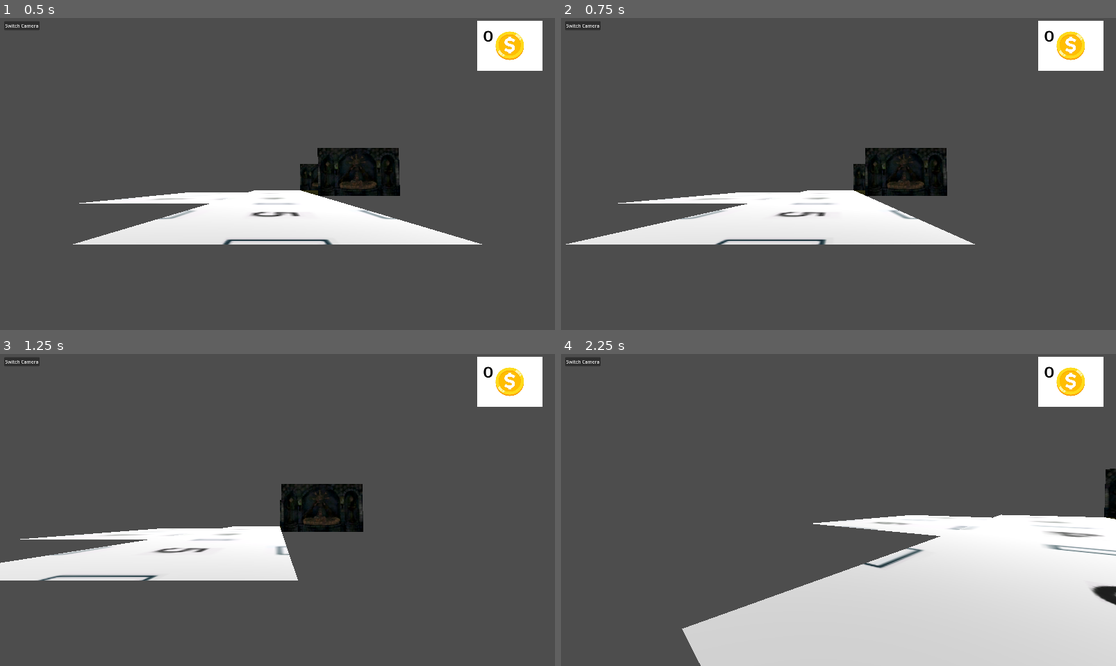
Above: before the commit, frames 1-4 (two rows, left to right).
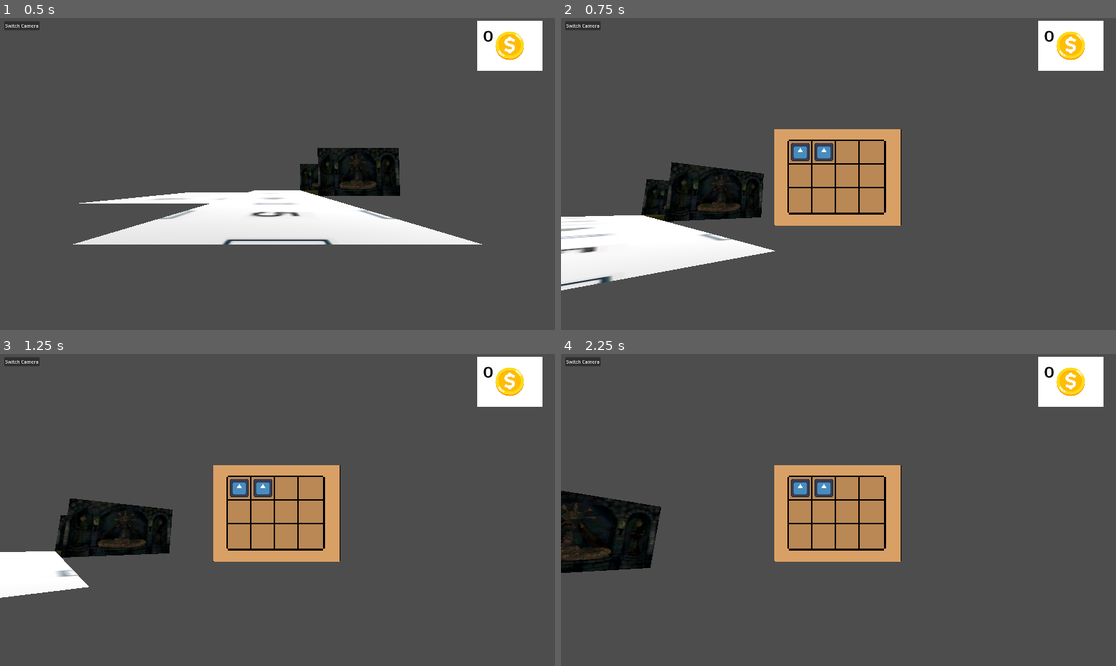
Above: after the commit, the same moments.

Repository: Team-C-623/koven_game
Game: Godot game, scene res://scenes/main3d.tscn
The game is run twice, just before and just after one commit, with the same random seed, the same clock (stepped at 60 frames per second) and the same inputs. The engine's default icon, where the game draws it, is replaced by a stand-in: a white triangle on a blue panel in a dark square.
Inputs (mouse positions are in pixels of both pictures, inside the frame that each line leads up to):
- Up to frame 1 (0.5 s): no input
- Up to frame 2 (0.75 s): tap Enter at 0.5 s; move the mouse to (960, 158) at 0.52 s; hold D (right) from 0.53 s (still down); tap J (journal, bound only after the commit) at 0.6 s; click (960, 158) at 0.67 s
- Up to frame 3 (1.25 s): keep holding D (right)
- Up to frame 4 (2.25 s): move the mouse to (810, 510) at 1.27 s; release D (right) at 1.28 s; hold W (up) from 1.28 s (still down); tap J (journal, bound only after the commit) at 1.35, 2.1 s; click (810, 510) at 1.42 s; move the mouse to (849, 503) at 2.02 s; click (849, 503) at 2.17 s

Frame 1 is identical in both runs. In frame 2, 19% of the frame differs, in the area x 0-75%, y 35-88%; in frame 3, 15%; in frame 4, 39%, in the area x 0-100%, y 35-100%.

Commit message:
basic journal mechanics
journal inventory, journal, journal entries.

Still need to spawn journals
- need spawn function and manager
- need 2d scene with journal obeject to be spawned.

Diff:
--- a/project.godot
+++ b/project.godot
@@ -18,6 +18,7 @@
 [autoload]
 
 Currency="*res://scripts/currency/currency.gd"
+JournalManager_entry="*res://scripts/journal/journal_manager.gd"
 
 [display]
 
@@ -46,6 +47,11 @@
 "events": [Object(InputEventKey,"resource_local_to_scene":false,"resource_name":"","device":-1,"window_id":0,"alt_press …(192 unchanged characters)…
 ]
 }
+journal={
+"deadzone": 0.5,
+"events": [Object(InputEventKey,"resource_local_to_scene":false,"resource_name":"","device":-1,"window_id":0,"alt_pressed":false,"shift_pressed":false,"ctrl_pressed":false,"meta_pressed":false,"pressed":false,"keycode":0,"physical_keycode":74,"key_label":0,"unicode":106,"location":0,"echo":false,"script":null)
+]
+}
 
 [rendering]
 
--- /dev/null
+++ b/resources/entry1.tres
@@ -0,0 +1,10 @@
+[gd_resource type="Resource" script_class="JournalEntry" load_steps=3 format=3 uid="uid://b28seueh2mo0l"]
+
+[ext_resource type="Script" path="res://scripts/journal/journal_entry.gd" id="1_i0qv0"]
+[ext_resource type="Texture2D" uid="uid://1lvd0pix4pg8" path="res://icon.svg" id="2_mrfh4"]
+
+[resource]
+script = ExtResource("1_i0qv0")
+entry_id = 1
+texture = ExtResource("2_mrfh4")
+content = "Hello World, Journal entry no. 1. Lots of content here. skajdfaslkdjflasdjflksadjf"
--- /dev/null
+++ b/resources/entry2.tres
@@ -0,0 +1,10 @@
+[gd_resource type="Resource" load_steps=3 format=3 uid="uid://cvim4s8bmxuhy"]
+
+[ext_resource type="Script" path="res://scripts/journal/journal_entry.gd" id="1_00k58"]
+[ext_resource type="Texture2D" uid="uid://1lvd0pix4pg8" path="res://icon.svg" id="2_o3icj"]
+
+[resource]
+script = ExtResource("1_00k58")
+entry_id = 2
+texture = ExtResource("2_o3icj")
+content = "Goodbye World, journal entry no. 2"
--- /dev/null
+++ b/resources/journal.tres
@@ -0,0 +1,10 @@
+[gd_resource type="Resource" script_class="Journal" load_steps=5 format=3 uid="uid://b1ql3mcqoqk5a"]
+
+[ext_resource type="Resource" uid="uid://b28seueh2mo0l" path="res://resources/entry1.tres" id="1_bdhst"]
+[ext_resource type="Script" path="res://scripts/journal/journal_entry.gd" id="1_m6f2g"]
+[ext_resource type="Resource" uid="uid://cvim4s8bmxuhy" path="res://resources/entry2.tres" id="2_2lxsy"]
+[ext_resource type="Script" path="res://scripts/journal/journal.gd" id="3_2ijqd"]
+
+[resource]
+script = ExtResource("3_2ijqd")
+journal = Array[ExtResource("1_m6f2g")]([ExtResource("1_bdhst"), ExtResource("2_2lxsy"), null, null, null])
--- /dev/null
+++ b/scenes/journal/journal_slot.tscn
@@ -0,0 +1,28 @@
+[gd_scene load_steps=3 format=3 uid="uid://bg5rixxbj1u33"]
+
+[ext_resource type="Texture2D" uid="uid://wt7n4stc2y22" path="res://assets/inventory-slot.png" id="1_4tggk"]
+[ext_resource type="Script" path="res://scripts/journal/journal_slot_UI.gd" id="1_8bavc"]
+
+[node name="journal_slot" type="Panel"]
+self_modulate = Color(1, 1, 1, 0)
+custom_minimum_size = Vector2(160, 160)
+offset_right = 191.0
+offset_bottom = 189.0
+script = ExtResource("1_8bavc")
+
+[node name="Sprite2D" type="Sprite2D" parent="."]
+scale = Vector2(12, 12)
+texture = ExtResource("1_4tggk")
+centered = false
+
+[node name="CenterContainer" type="CenterContainer" parent="."]
+custom_minimum_size = Vector2(160, 160)
+layout_mode = 0
+offset_right = 194.0
+offset_bottom = 192.0
+
+[node name="Panel" type="Panel" parent="CenterContainer"]
+layout_mode = 2
+
+[node name="ItemDisplay" type="Sprite2D" parent="CenterContainer/Panel"]
+position = Vector2(-7, -10)
--- /dev/null
+++ b/scenes/journal/journal_spawner.tscn
@@ -0,0 +1,38 @@
+[gd_scene load_steps=4 format=3 uid="uid://dayocsa6yj8uc"]
+
+[ext_resource type="Texture2D" uid="uid://1lvd0pix4pg8" path="res://icon.svg" id="1_xrgds"]
+
+[sub_resource type="GDScript" id="GDScript_vj4cf"]
+script/source = "extends Area2D
+class_name JournalSpawner
+
+@export var entry_id: int = 0  # Set this in inspector for each spawner
+@onready var journal_ui = get_tree().get_first_node_in_group(\"journal_ui\")
+
+func _ready():
+	body_entered.connect(_on_body_entered)
+
+func _on_body_entered(body):
+	if body.is_in_group(\"player\"):
+		var entry = JournalManager.get_entry(entry_id)
+		if entry:
+			journal_ui.display_entry(entry)
+			queue_free()  # Remove after collection
+		else:
+			push_error(\"Invalid journal entry ID: \", entry_id)
+"
+
+[sub_resource type="RectangleShape2D" id="RectangleShape2D_nxxly"]
+size = Vector2(121, 123)
+
+[node name="JournalObject" type="Area2D"]
+script = SubResource("GDScript_vj4cf")
+
+[node name="Sprite2D" type="Sprite2D" parent="."]
+position = Vector2(0, 0.5)
+scale = Vector2(1, 0.992188)
+texture = ExtResource("1_xrgds")
+
+[node name="CollisionShape2D" type="CollisionShape2D" parent="."]
+position = Vector2(-1.5, 0.5)
+shape = SubResource("RectangleShape2D_nxxly")
--- /dev/null
+++ b/scenes/journal/journal_ui.tscn
@@ -0,0 +1,123 @@
+[gd_scene load_steps=5 format=3 uid="uid://cl1ys84xdtb60"]
+
+[ext_resource type="Script" path="res://scripts/journal/journal_ui.gd" id="1_bmtbh"]
+[ext_resource type="Texture2D" uid="uid://cpdtli0wn851d" path="res://assets/inventory-background.png" id="2_g76vo"]
+[ext_resource type="PackedScene" uid="uid://bg5rixxbj1u33" path="res://scenes/journal/journal_slot.tscn" id="3_tqq02"]
+[ext_resource type="Script" path="res://scripts/journal/entry_display.gd" id="4_ssytr"]
+
+[node name="Journal_UI" type="Control"]
+layout_direction = 2
+layout_mode = 3
+anchor_left = 0.384
+anchor_top = 0.357
+anchor_right = 0.384
+anchor_bottom = 0.357
+offset_left = 0.719971
+offset_top = 0.439972
+offset_right = 438.72
+offset_bottom = 335.44
+script = ExtResource("1_bmtbh")
+
+[node name="NinePatchRect" type="NinePatchRect" parent="."]
+texture_filter = 1
+layout_mode = 0
+offset_right = 878.0
+offset_bottom = 668.0
+scale = Vector2(0.5, 0.5)
+texture = ExtResource("2_g76vo")
+patch_margin_left = 6
+patch_margin_top = 6
+patch_margin_right = 6
+patch_margin_bottom = 6
+
+[node name="GridContainer" type="GridContainer" parent="NinePatchRect"]
+layout_mode = 1
+anchors_preset = -1
+anchor_left = 0.106
+anchor_top = 0.111
+anchor_right = 0.106
+anchor_bottom = 0.111
+offset_left = 0.431992
+offset_top = -0.148003
+offset_right = 691.432
+offset_bottom = 519.852
+grow_horizontal = 2
+grow_vertical = 2
+columns = 4
+
+[node name="Journal_slot" parent="NinePatchRect/GridContainer" instance=ExtResource("3_tqq02")]
+layout_mode = 2
+
+[node name="Journal_slot2" parent="NinePatchRect/GridContainer" instance=ExtResource("3_tqq02")]
+layout_mode = 2
+
+[node name="Journal_slot3" parent="NinePatchRect/GridContainer" instance=ExtResource("3_tqq02")]
+layout_mode = 2
+
+[node name="Journal_slot4" parent="NinePatchRect/GridContainer" instance=ExtResource("3_tqq02")]
+layout_mode = 2
+
+[node name="Journal_slot5" parent="NinePatchRect/GridContainer" instance=ExtResource("3_tqq02")]
+layout_mode = 2
+
+[node name="Journal_slot6" parent="NinePatchRect/GridContainer" instance=ExtResource("3_tqq02")]
+layout_mode = 2
+
+[node name="Journal_slot7" parent="NinePatchRect/GridContainer" instance=ExtResource("3_tqq02")]
+layout_mode = 2
+
+[node name="Journal_slot8" parent="NinePatchRect/GridContainer" instance=ExtResource("3_tqq02")]
+layout_mode = 2
+
+[node name="Journal_slot9" parent="NinePatchRect/GridContainer" instance=ExtResource("3_tqq02")]
+layout_mode = 2
+
+[node name="Journal_slot10" parent="NinePatchRect/GridContainer" instance=ExtResource("3_tqq02")]
+layout_mode = 2
+
+[node name="Journal_slot11" parent="NinePatchRect/GridContainer" instance=ExtResource("3_tqq02")]
+layout_mode = 2
+
+[node name="Journal_slot12" parent="NinePatchRect/GridContainer" instance=ExtResource("3_tqq02")]
+layout_mode = 2
+
+[node name="EntryDisplay" type="Panel" parent="."]
+layout_mode = 0
+offset_left = 508.0
+offset_top = 13.0
+offset_right = 845.0
+offset_bottom = 323.0
+script = ExtResource("4_ssytr")
+
+[node name="VBoxContainer" type="VBoxContainer" parent="EntryDisplay"]
+layout_mode = 1
+anchors_preset = -1
+offset_top = 2.0
+offset_right = 340.0
+offset_bottom = 309.0
+
+[node name="Title" type="Label" parent="EntryDisplay/VBoxContainer"]
+layout_mode = 2
+text = "*ENTRY NUMBER*"
+uppercase = true
+
+[node name="Content" type="RichTextLabel" parent="EntryDisplay/VBoxContainer"]
+layout_mode = 2
+fit_content = true
+
+[node name="CloseButton" type="Button" parent="EntryDisplay/VBoxContainer"]
+layout_mode = 2
+theme_override_colors/font_disabled_color = Color(1, 1, 1, 1)
+theme_override_colors/font_hover_pressed_color = Color(1, 1, 1, 1)
+theme_override_colors/font_hover_color = Color(1, 1, 1, 1)
+theme_override_colors/font_pressed_color = Color(1, 1, 1, 1)
+theme_override_colors/font_focus_color = Color(1, 1, 1, 1)
+theme_override_colors/font_color = Color(1, 1, 1, 1)
+theme_override_colors/font_outline_color = Color(1, 1, 1, 1)
+theme_override_colors/icon_normal_color = Color(0.94, 0.94, 0.94, 1)
+theme_override_colors/icon_focus_color = Color(1, 1, 1, 1)
+theme_override_colors/icon_pressed_color = Color(1, 1, 1, 1)
+theme_override_colors/icon_hover_color = Color(1, 1, 1, 1)
+theme_override_colors/icon_hover_pressed_color = Color(1, 1, 1, 1)
+theme_override_colors/icon_disabled_color = Color(1, 1, 1, 1)
+text = "TEXT"
--- a/scenes/main3d.tscn
+++ b/scenes/main3d.tscn
@@ -35,6 +35,7 @@
 offset_right = 1650.75
 offset_bottom = 10.0
 scale = Vector2(1, 0.962)
+
 [node name="SpotLight3D" type="SpotLight3D" parent="."]
 transform = Transform3D(1, 0, 0, 0, -4.37114e-08, 1, 0, -1, -4.37114e-08, 0, 6.67436, 0)
 visible = false
--- a/scenes/player_3d.tscn
+++ b/scenes/player_3d.tscn
@@ -1,7 +1,9 @@
-[gd_scene load_steps=5 format=3 uid="uid://cjjcwfil4vt7w"]
+[gd_scene load_steps=7 format=3 uid="uid://cjjcwfil4vt7w"]
 
 [ext_resource type="Script" path="res://scripts/player.gd" id="1_r5t1a"]
+[ext_resource type="Resource" uid="uid://b1ql3mcqoqk5a" path="res://resources/journal.tres" id="2_vb78k"]
 [ext_resource type="Texture2D" uid="uid://c4thpb1jqtjk7" path="res://assets/character.png" id="2_vept1"]
+[ext_resource type="PackedScene" uid="uid://cl1ys84xdtb60" path="res://scenes/journal/journal_ui.tscn" id="4_anngu"]
 
 [sub_resource type="CapsuleMesh" id="CapsuleMesh_l1fuj"]
 
@@ -11,6 +13,7 @@
 [node name="Player" type="CharacterBody3D"]
 transform = Transform3D(0.5, 0, 0, 0, 0.5, 0, 0, 0, 0.5, 0, 0, 0)
 script = ExtResource("1_r5t1a")
+journal = ExtResource("2_vb78k")
 
 [node name="TopDownCam" type="Camera3D" parent="."]
 transform = Transform3D(2, 0, 0, 0, -8.7423e-08, 2, 0, -2, -8.7423e-08, 0, 100, 0)
@@ -33,3 +36,5 @@
 [node name="PlayerCam" type="Camera3D" parent="CamMount"]
 transform = Transform3D(2, 0, 0, 0, 1.99778, -0.0941775, 0, 0.0941775, 1.99778, 0, 0, 0)
 current = true
+
+[node name="Journal_UI" parent="." instance=ExtResource("4_anngu")]
--- /dev/null
+++ b/scripts/journal/entry_display.gd
@@ -0,0 +1,17 @@
+extends Panel
+
+@onready var title_label = $VBoxContainer/Title
+@onready var content_label = $VBoxContainer/Content
+@onready var close_button = $VBoxContainer/CloseButton
+
+func _ready():
+	visible = false
+	close_button.pressed.connect(hide)
+
+
+func display_entry(entry: JournalEntry):
+	visible = true
+	title_label.text = "Entry #%d" % entry.entry_id
+	content_label.text = entry.content
+	close_button.text = "Close"
+	print(entry.content)
--- /dev/null
+++ b/scripts/journal/journal.gd
@@ -0,0 +1,5 @@
+extends Resource
+
+class_name Journal
+
+@export var journal: Array[JournalEntry]
--- /dev/null
+++ b/scripts/journal/journal_entry.gd
@@ -0,0 +1,6 @@
+extends Resource
+class_name JournalEntry
+
+@export var entry_id: int = 0
+@export var texture: Texture2D
+@export var content: String = ""
--- /dev/null
+++ b/scripts/journal/journal_slot_UI.gd
@@ -0,0 +1,22 @@
+extends Panel
+
+signal entry_selected(entry: JournalEntry)
+@onready var item_visual: Sprite2D = $CenterContainer/Panel/ItemDisplay
+
+var current_entry: JournalEntry = null
+
+
+
+
+func update(item: JournalEntry):
+	current_entry = item
+	if !item:
+		item_visual.visible = false
+	else:
+		item_visual.visible = true
+		item_visual.texture = item.texture
+
+func _gui_input(event):
+	if event is InputEventMouseButton and event.pressed and event.button_index == MOUSE_BUTTON_LEFT:
+		if current_entry:
+			entry_selected.emit(current_entry)
--- /dev/null
+++ b/scripts/journal/journal_ui.gd
@@ -0,0 +1,39 @@
+extends Control
+
+@onready var journal: Journal = preload("res://resources/journal.tres")
+@onready var slots: Array = $NinePatchRect/GridContainer.get_children()
+@onready var entry_display = $EntryDisplay
+var is_open = false
+
+
+func _ready():
+	update_slots()
+	close()
+	for slot in slots:
+		if slot.has_signal("entry_selected"):
+			slot.entry_selected.connect(_on_journal_entry_selected)
+
+func _on_journal_entry_selected(entry: JournalEntry):
+	entry_display.display_entry(entry)
+	entry_display.visible = true
+
+func update_slots():
+	for i in range(min(journal.journal.size(),slots.size())):
+		slots[i].update(journal.journal[i])
+
+func _process(delta):
+	if Input.is_action_just_pressed("journal"):
+		if is_open:
+			close()
+		else:
+			open()
+func open():
+	visible = true
+	is_open = true
+	Input.mouse_mode = Input.MOUSE_MODE_VISIBLE
+	entry_display.visible = false # Hide display when reopening
+
+func close():
+	visible = false
+	is_open = false
+	Input.mouse_mode = Input.MOUSE_MODE_CAPTURED
--- a/scripts/map.gd
+++ b/scripts/map.gd
@@ -3,6 +3,7 @@
 # adds a room to the tree
 func _add_room(room_scene):
 	var new_instance = room_scene.instantiate()
+
 	# add the new room to the tree
 	add_child(new_instance)
 	# return the room so that it can be used in subsequent room creations
--- a/scripts/player.gd
+++ b/scripts/player.gd
@@ -5,6 +5,8 @@
 
 @onready var cam_mount = $CamMount
 @onready var camera = $CamMount/PlayerCam
+
+@export var journal: Journal
 
 func _unhandled_input(event: InputEvent) -> void:
 	# allows mouse lock and unlock
Binary file added: assets/inventory-background.png
Not shown, added: assets/inventory-background.png.import
Binary file added: assets/inventory-slot.png
Not shown, added: assets/inventory-slot.png.import
